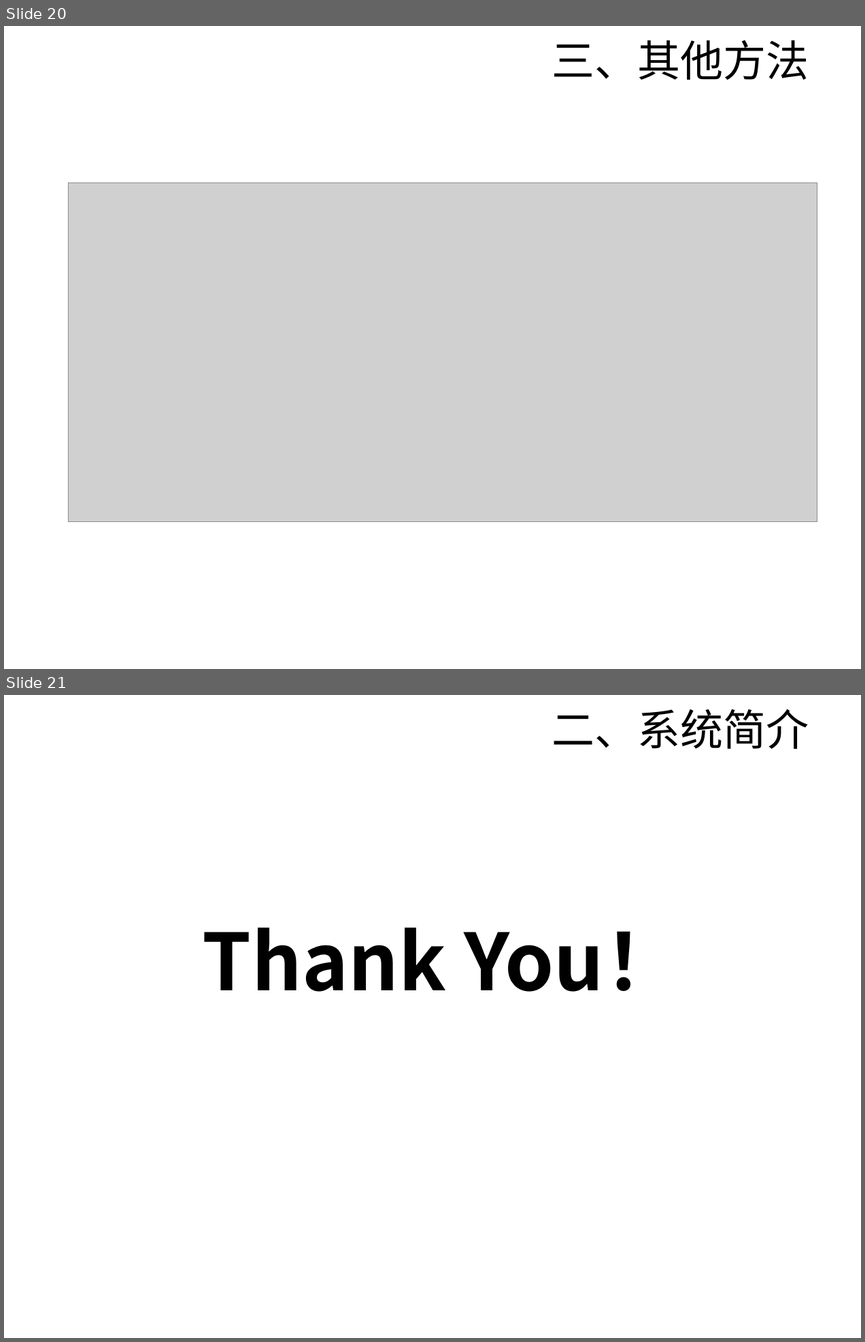
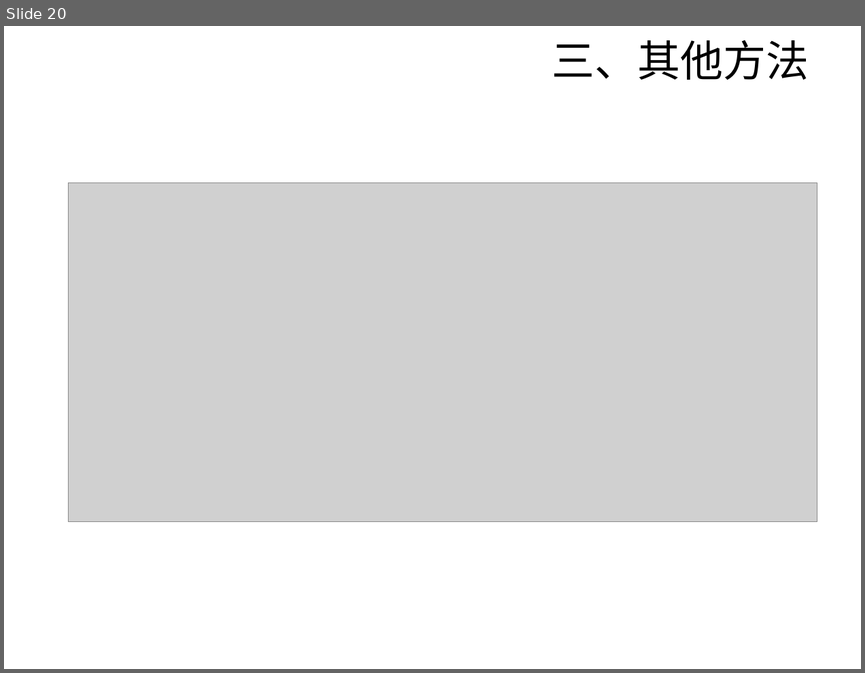
Before and after one commit to sunyisgithub/Git, a slide deck: 文献查找方法.ppt. Shown one above the other, each under a label of ours: slides 20 and 21 before the commit, slide 20 after it. The pictures are 865x1342 and 865x673 pixels, drawn with LibreOffice and Linux fonts; fonts in the diff are those of the drawing; grey boxes stand for pictures; background and template pictures are left out. Boxes give left, top, right and bottom in pixels: in the first picture for what was removed or moved away, otherwise in the second. Text is boxed around its words. In the diff, an @@ line names an element or a change of style, - is before the commit and + after.

```diff
--- a/文献查找方法.ppt
+++ b/文献查找方法.ppt
@@ slide 21 removed at bbox=[4, 695, 861, 1338], background picture (left out) @@
@@ text removed at bbox=[551, 709, 808, 749] @@
-二、系统简介
@@ text removed at bbox=[203, 928, 683, 991] @@
-Thank You！
```
Also in this commit, not shown: 1 slide added, 1 other slide removed, 1 other file.
